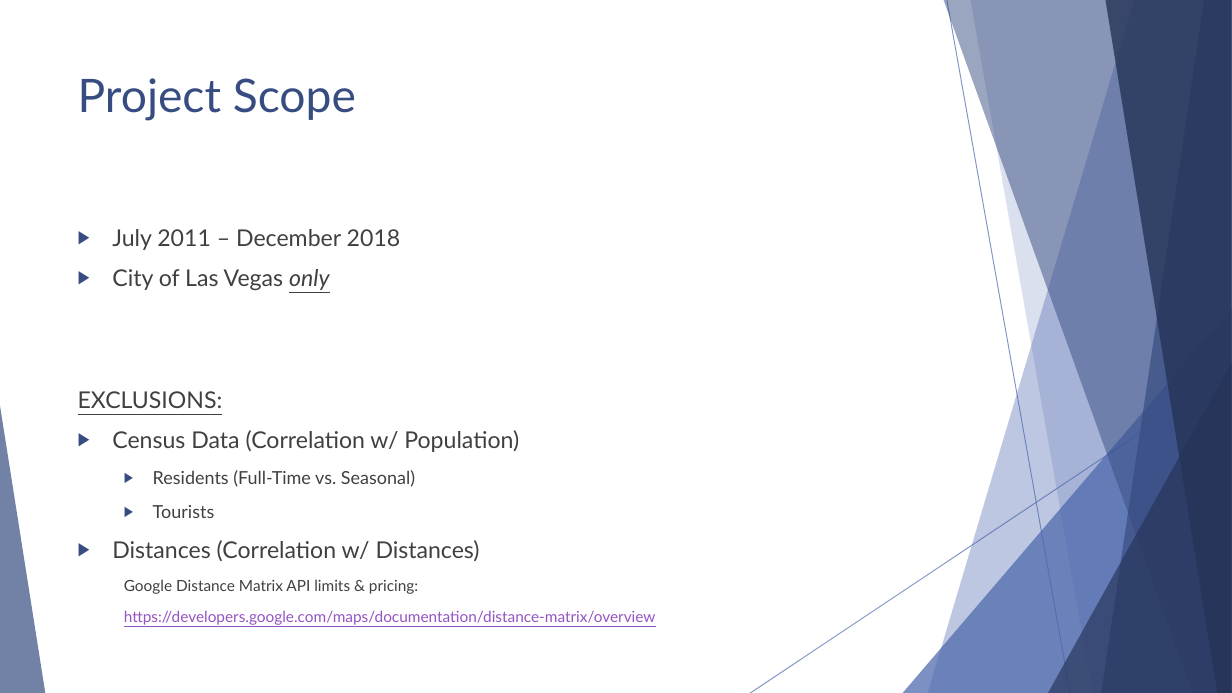
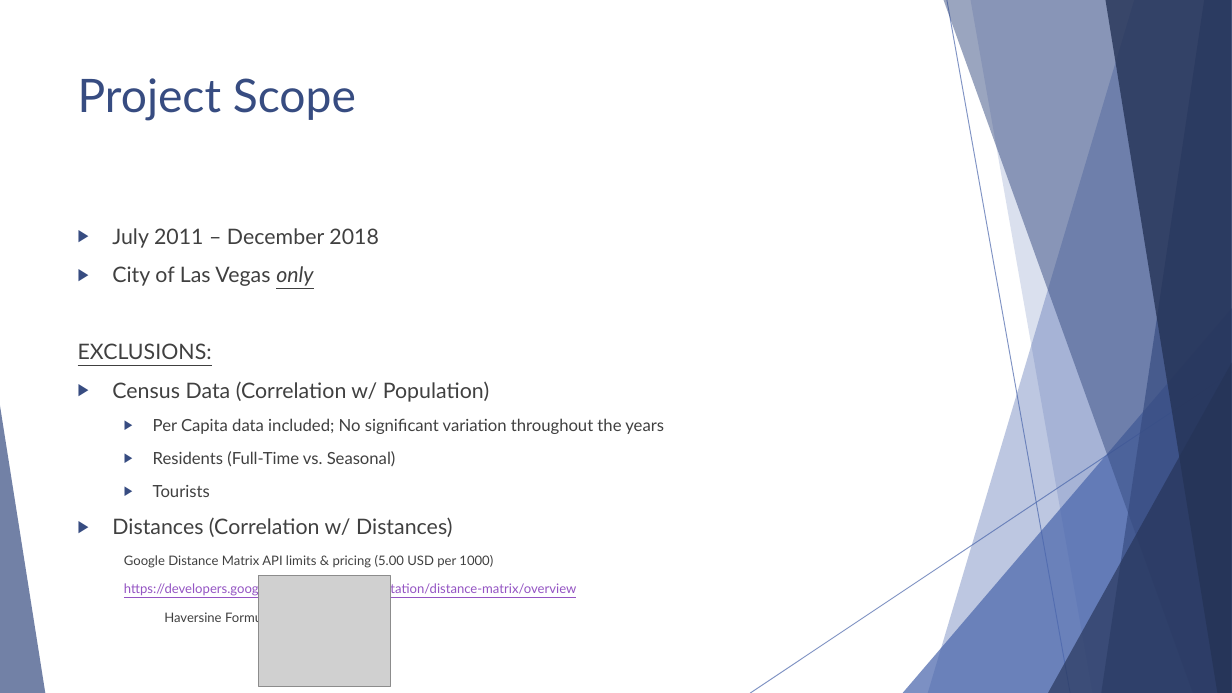
Before and after one commit to GVAlonzo/t4-project1, a slide deck: slide 6 of CLV_Incidents.pptx (slide 5 before the commit). Drawn at 1232x693 pixels with LibreOffice and Linux fonts; fonts in the diff are those of the drawing; grey boxes stand for pictures. Boxes give left, top, right and bottom in pixels: in the first picture for what was removed or moved away, otherwise in the second. Text is boxed around its words. In the diff, an @@ line names an element or a change of style, - is before the commit and + after.

```diff
--- a/CLV_Incidents.pptx
+++ b/CLV_Incidents.pptx
@@ text at (x1=78, y1=228, x2=664, y2=597): paragraph added @@
+  Haversine Formula
@@ text at (x1=78, y1=228, x2=577, y2=597): size 18 to 16.6 pt in "July 2011 – December 2018", "City of Las Vegas only", "EXCLUSIONS:", "Census Data (Correlation w/ Population)" and 1 more places; size 14 to 12.9 pt in "Residents (Full-Time vs. Seasonal)", "Tourists"; size 12 to 10.2 pt in "https://developers.google.com/maps/documentation/distance-ma ..." @@
@@ text at (x1=153, y1=418, x2=664, y2=434): paragraph added @@
+  ▶ Per Capita data included; No significant variation throughout the years
@@ text at (x1=124, y1=555, x2=493, y2=568): text changed; size 12 to 10.2 pt @@
-  Google Distance Matrix API limits & pricing:
+  Google Distance Matrix API limits & pricing (5.00 USD per 1000)
@@ picture added at (x1=259, y1=575, x2=390, y2=687) @@
```
Also in this commit, not shown: 4 other slides changed, 1 slide added.
